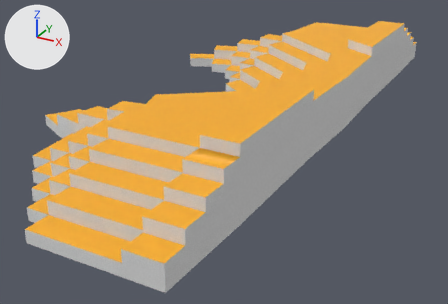
Two versions of the FBX model Assets/05_Models/SittingMain.fbx, one commit apart.
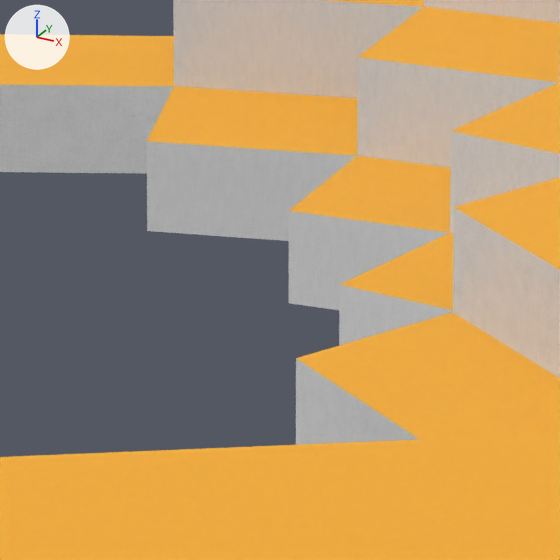
Each version appears first whole from a camera (50 mm lens) standing at (7.92, -12.31, 3.36) and looking at (3.57, -4.4, -0.59), and next in a close-up on the part from 44% to 56% of the width and 17% to 34% of the height. Every picture has the same lights, and +X, +Y and +Z are marked at upper left. Where no turn or scale is listed for an object, it has been applied to the vertices.

Before the edit, the objects in view are built like this:
```python
me_mesh_002 = bpy.data.meshes.new('Mesh.002')
me_mesh_002.from_pydata(...)  # 448 vertices, 446 faces; spans x -3.13..0.82, y -4.43..4.76, z 0.0..0.95
# faces by material slot: [364, 82]
me_mesh_002.materials.append(mat_white)  # picture img_floorcarpetwhite_b_jpg
me_mesh_002.materials.append(mat_yellow)  # picture img_floorcarpetyellow_b_jpg
# before: 22 (-1.99, 1.88, 0.0), 24 (-1.93, 1.52, 0.16) at pixel (288, 210), 25 (-1.93, 1.52, 0.0) at pixel (288, 303), 69 (-1.63, 1.54, 0.16) at pixel (449, 232), 75 (-1.61, 1.9, 0.0)
# before: 83 (-1.63, 1.54, 0.0)
ob_sittingmain = bpy.data.objects.new('SittingMain', me_mesh_002)
ob_sittingmain.location = (4.537, -4.134, -0.002)
```
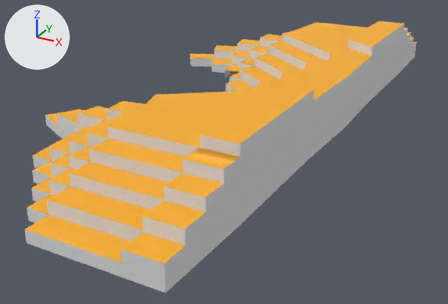
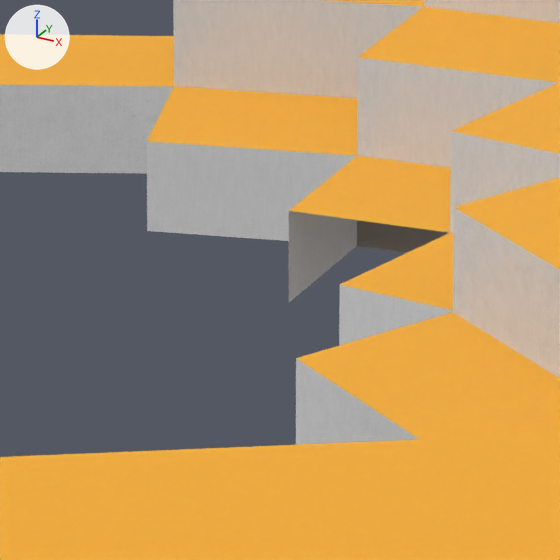
The change, as a list of edits to the scene's bpy script:
```text
Change me_mesh_002:
    used by ob_sittingmain; location = (4.537, -4.134, -0.002)
    verts and faces of me_mesh_002; kept vertices keep their numbers, new ones are numbered from 448
    remove me_mesh_002.from_pydata(...)  # 448 vertices, 446 faces; spans x -3.13..0.82, y -4.43..4.76, z 0.0..0.95
    add me_mesh_002.from_pydata(...)  # 449 vertices, 444 faces; spans x -3.13..0.82, y -4.43..4.76, z 0.0..0.95
    me_mesh_002 part 1
    add delete_faces([(24, 25, 83, 69), (22, 75, 83, 25)])
    add verts[448] = (-1.99, 1.32, 0.34)
```

Where the change shows, as pixel boxes (x1, y1, x2, y2) in the close-ups (560 x 560 px):
part 1 of me_mesh_002, deleted
    before: (289, 211, 448, 310)
